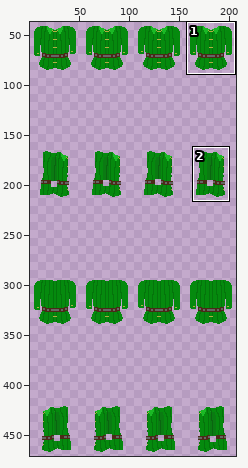
Edited in one commit: sprite sheet (assets/playerCustom/clothingTop/shirtGreen.png). Above: a wide view before the commit, with the close-up outlined.
Close-up. Before the commit:
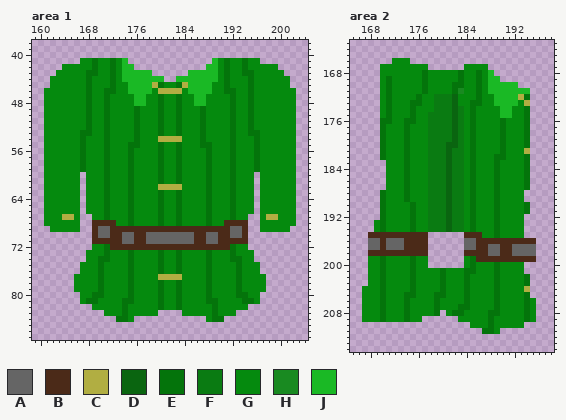
The file is 208x508 pixels. Shown: area 1: x 159..204, y 38..87; area 2: x 165..198, y 163..214. The wide view leaves out empty margins. The commit also changed other parts of the picture, which this record leaves out.
Palette (. is transparent): A #656565  B #4b2a18  C #b1ae42  D #0a6510  E #04740b  F #0a7b12  G #058a0e  H #198a21  J #1ab925
Pixels before, area 1, first column x 161:
41 ......GGEGGEGJ..............JGEGGEGG......
42 ...GGGGGEGGEGJJ............JJGEGGEGGGGG...
43 ..GGGGGEEGGEGJJJJJ......JJJJJGEGGEEGGGGG..
44 .GGGGGGEGGGEGJJJJJJJ..JJJJJJJGEGGGEGGGGGG.
45 .GGGGGGEGGGEGGJJJJCEGGECJJJJGGEGGGEGGGGGG.
46 GGGGGGGEGGEEGGJJJJGCCCCGJJJJGGEEGGEGGGGGGG
47 GGGGGGGEGGEGGGGJJGGEGGEGGJJGGGGEGGEGGGGGGG
48 GGGGGGGEGGEGGGGJJGGEGGEGGJJGGGGEGGEGGGGGGG
49 GGGGGGGEGGEGGGGEGGGEGGEGGGEGGGGEGGEGGGGGGG
50 GGGGGGGEGGEGGGGEGGGEGGEGGGEGGGGEGGEGGGGGGG
51 GGGGGGGEGGEGGGGEGGGEGGEGGGEGGGGEGGEGGGGGGG
52 GGGGGGGEGGEGGGGEGGGEGGEGGGEGGGGEGGEGGGGGGG
53 GGGGGGEEGGEGGGGEGGGEGGEGGGEGGGGEGGEEGGGGGG
54 GGGGGGEGGGEGGGGEGGGCCCCGGGEGGGGEGGGEGGGGGG
55 GGGGGGEGGGEGGGEEGGGEGGEGGGEEGGGEGGGEGGGGGG
56 GGGGGGEGGGEGGGEGGGGEGGEGGGGEGGGEGGGEGGGGGG
57 GGGGGGEGGGEGGGEGGGGEGGEGGGGEGGGEGGGEGGGGGG
58 GGGGGGEGGGEGGGEGGGGEGGEGGGGEGGGEGGGEGGGGGG
59 GGGGGGEGGGEGGGEGGGGEGGEGGGGEGGGEGGGEGGGGGG
60 GGGGGG.GGGEGGGEGGGGEGGEGGGGEGGGEGGG.GGGGGG
61 GGGGGG.GGGEGGGEGGGGEGGEGGGGEGGGEGGG.GGGGGG
62 GGGGGG.GGGEGGGEGGGGCCCCGGGGEGGGEGGG.GGGGGG
63 GGGGGG.GGGEGGGEGGGGEGGEGGGGEGGGEGGG.GGGGGG
64 GGGGGG.GGGEGGGEGGGGEGGEGGGGEGGGEGGG.GGGGGG
65 GGGGGG.GGGEGGGEGGGGEGGEGGGGEGGGEGGG.GGGGGG
66 GGGGGG.GGGEGGGEGGGGEGGEGGGGEGGGEGGG.GGGGGG
67 GGGCCG..GGEGGGEGGGGEGGEGGGGEGGGEGG..GCCGGG
68 GGGGGG..BBBBGGEGGGGEGGEGGGGEGGBBBB..GGGGGG
69 .GGGGG..BAABBBBBBBBBBBBBBBBBBBBAAB..GGGGG.
70 ........BAABBAABBAAAAAAAABBAABBAAB........
71 ........BBBBBAABBAAAAAAAABBAABBBBB........
72 ........GGEBBBBBBBBBBBBBBBBBBBBEGG........
73 .......GGGEGGGEGGGGEGGEGGGGEGGGEGGG.......
74 .......GGEEGGGEGGGGEGGEGGGGEGGGEEGG.......
75 ......GGGEGGGGEGGGGEGGEGGGGEGGGGEGGG......
76 ......GGGEGGGGEGGGGEGGEGGGGEGGGGEGGG......
77 .....GGGGEGGGGEGGGGCCCCGGGGEGGGGEGGGG.....
78 .....GGGGEGGGGEGGGGEGGEGGGGEGGGGEGGGG.....
79 .....GGGGEGGGGEGGGGEGGEGGGGEGGGGEGGGG.....
80 ......GGEEGGGGEGGGGEGGEGGGGEGGGGEEGG......
81 ......GEEGGGGEEGGGGEGGEGGGGEEGGGGEEG......
82 ........GGGGGEGGGGGEGGEGGGGGEGGGGG........
83 ..........GGGEGGGGG....GGGGGEGGG..........
84 ............EEG............GEE............
Pixels before, area 2, first column x 167:
166 .....GGG.....................
167 ...GGGGGGGG......GGGG........
168 ...GGGGGGGEGGGGGEGGEGJ.......
169 ...GEGGGGGEGGGGGEGGEGJJ......
170 ...GEGGGGGEGGGGEEGGEGJJJJJ...
171 ...GEGGGGGEGGGGEHGGEGJJJJJJJ.
172 ...GEGGGGEGGFFFDGGGEGGJJJJCE.
173 ...GEGGGEEGGFFFDGGEEGGJJJJGC.
174 ...GEGGGEGGGFFFDFGEGGGGJJGGE.
175 ...GEGGGEGGFFFFDFGEGGGGJJGGE.
176 ...EEGGEEGGFFFFDFGEGGGGEGGGE.
177 ...EGGGEGGGFFFFDFGEGGGGEGGGE.
178 ...EGGGEGGGFFFFDFGEGGGGEGGGE.
179 ...EGGGEGGGFFFFDFGEGGGGEGGGE.
180 ...EGGGEGGGFFFDDFGEGGGGEGGGE.
181 ...EGGGEGGGFFFDFFGEGGGGEGGGC.
182 ...EGGGEGGGFFFDFFGEGGGEEGGGE.
183 ....GGGEGGGFFFDFFGEGGGEGGGGE.
184 ....GGGEGGGFFFDFFGEGGGEGGGGE.
185 ....GGGEGGGFFFDFFGEGGGEGGGGE.
186 ....GGGEGGGFFFDFFGEGGGEGGGGE.
187 ....GGGEGGGFFFDFFGEGGGEGGGGE.
188 ...EGGGEGGGFFFDFFGEGGGEGGGG..
189 ...EGGGEGGGFFFDFFGEGGGEGGGG..
190 ...EGGGGEGGFFFDFFGEGGGEGGGGE.
191 ...EGGGGEGGFFFDFFGEGGGEGGGGE.
192 ...EGGGGEGGFFFDFFGEGGGEGGGG..
193 ..GEGGGGEGGFFFDFFGEGGGEGGGG..
194 ..GEGGGGEGGFFFDFFGEGGGEGGGG..
195 .BBBBBBBBBB......BBBGGEGGGG..
196 .AABAAABBBB......AABBBBBBBBBB
197 .AABAAABBBB......AABBAABBAAAA
198 .BBBBBBBBBB......BBBBAABBAAAA
199 .GGEGGGGEGG......GEBBBBBBBBBB
200 .GGEGGGGEGG......GEGGGEGGGG..
201 .GGEGGGGEGGGGEGGGEEGGGEGGGG..
202 .GGEGGGGEGGGGEGGGEGGGGEGGGGE.
203 .GGEGGGGEGGGGEGGGEGGGGEGGGGE.
204 GGGEGGGGEGGGGEGGGEGGGGEGGGGC.
205 GGGEGGGEEGGGEEGGGEGGGGEGGGGE.
206 GGGEGGGEGGGGEGGGGEGGGGEGGGGEG
207 GGGEGGGEGGGGEGGGEEGGGGEGGGGEG
208 GGGEGGGEGGGGE.GEEGGGGEEGGGGEG
209 GGGEGGGEGG......GGGGGEGGGGGEG
210 ..................GGGEGGGGG..
211 ....................EEG......
After the commit:
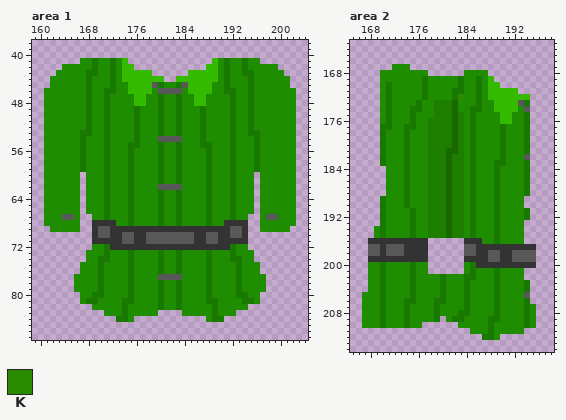
Colours new in this view: K #2a8a00
Difference:
colour A: #656565 -> #585858
colour B: #4b2a18 -> #333333
colour D: #0a6510 -> #1a6700
colour E: #04740b -> #197800
colour F: #0a7b12 -> #1e7e00
colour G: #058a0e -> #1e8e00
colour J: #1ab925 -> #34bb00
Area 1:
y 45: x 179 C -> A; x 184 C -> A
y 46: x 180..183 CCCC -> AAAA
y 54: x 180..183 CCCC -> AAAA
y 62: x 180..183 CCCC -> AAAA
y 67: x 164..165 CC -> AA; x 198..199 CC -> AA
y 77: x 180..183 CCCC -> AAAA
Area 2:
y 166: x 172..174 GGG -> ...
y 167: x 170..171 GG -> ..; x 175..177 GGG -> ...; x 184..187 GGGG -> ....
y 168: x 177..183 EGGGGGE -> G......; x 186 E -> G; x 188 J -> .
y 169: x 171 E -> G; x 189 J -> .
y 170: x 182 E -> G; x 190..192 JJJ -> ...
y 171: x 183 H -> E; x 193..194 JJ -> ..
y 172: x 176..177 EG -> GE; x 179..183 FFFDG -> GGGEK; x 188 G -> J; x 193..194 CE -> JJ
y 173: x 175 E -> G; x 185 E -> G; x 193..194 GC -> AE
y 174: x 176 G -> E; x 183 F -> G; x 186 G -> E; x 189 G -> J; x 192 G -> J; x 194 E -> A
y 175: x 178 F -> G
y 176: x 170 E -> G; x 174 E -> G; x 190..191 EG -> JJ
y 177: x 171 G -> E; x 175 G -> E
y 180: x 181 D -> F
y 181: x 182 F -> D; x 194 C -> E
y 182: x 189 E -> G; x 194 E -> A
y 183: x 170 . -> E; x 190 G -> E
y 188: x 170 E -> .; x 194 . -> E
y 190: x 174..175 GE -> EG; x 194 E -> .
y 192: x 194 . -> E
y 193: x 169 G -> .
y 195: x 168..186 BBBBBBBBBB......BBB -> .GEGGGGEGGFFFDFFGEG
y 196: x 168..169 AA -> BB; x 171..173 AAA -> BBB; x 184..185 AA -> BB; x 187..195 BBBBBBBBB -> GGEGGGG..
y 197: x 188..189 AA -> BB; x 192..195 AAAA -> BBBB
y 198: x 168..169 BB -> AA; x 171..173 BBB -> AAA; x 184..185 BB -> AA
y 199: x 168..177 GGEGGGGEGG -> BBBBBBBBBB; x 184..185 GE -> BB; x 188..189 BB -> AA; x 192..195 BBBB -> AAAA
y 200: x 186..195 GGGEGGGG.. -> BBBBBBBBBB
y 201: x 178..184 GGEGGGE -> ......G
y 202: x 185 G -> E; x 194 E -> .
y 204: x 167 G -> .; x 194 C -> E
y 205: x 174 E -> G; x 179 E -> G; x 194 E -> A
y 206: x 175 G -> E; x 180 G -> E; x 195 G -> .
y 207: x 183 E -> G
y 208: x 180 . -> G; x 182 E -> G; x 184 G -> E; x 188 E -> G
y 209: x 177..179 ... -> GGE; x 181..183 ..G -> GEE; x 189 G -> E
y 210: x 167..176 .......... -> GGGEGGGEGG; x 183..184 .. -> GG; x 194..195 .. -> EG
y 211: x 185..187 ..E -> GGG; x 190..193 .... -> GGGG
y 212: x 187..189 ... -> EEG
Boxes around the changes in both close-ups, in picture pixels (x1, y1, x2, y2):
changed: (44, 58, 296, 322)
changed: (362, 58, 536, 340)
